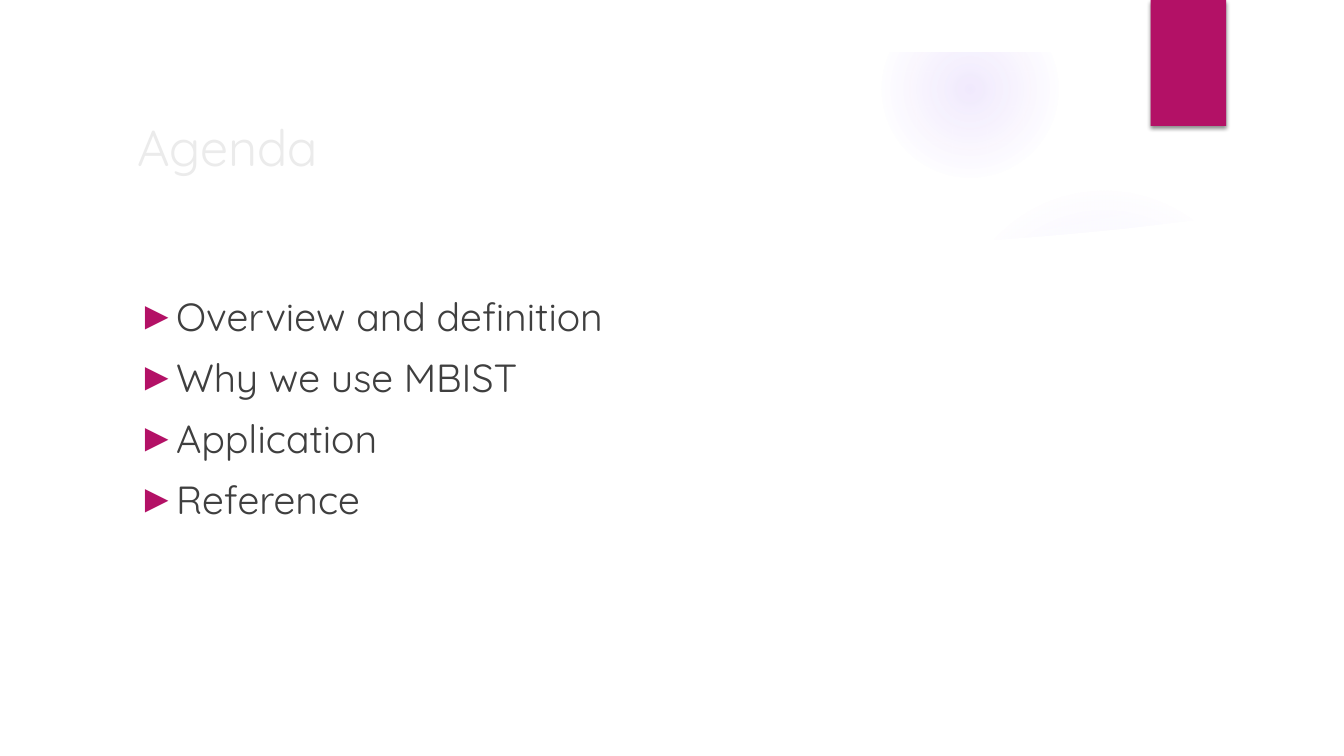
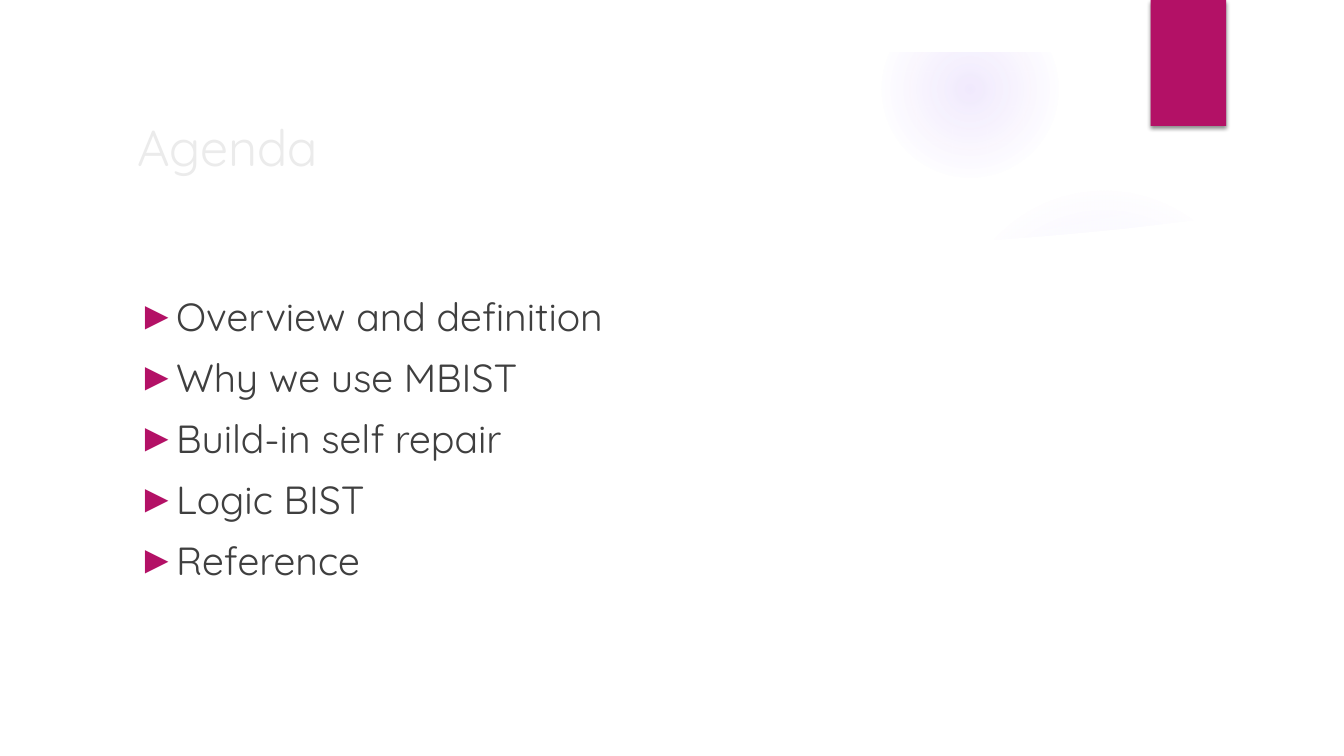
Before and after one commit to nguyenquanicd/VLSITech_Study, a slide deck: slide 2 of DFT_DesignForTest/MBIST_LBIST_Introduction.pptx. Drawn at 1344x756 pixels with LibreOffice and Linux fonts; fonts in the diff are those of the drawing; background and template pictures are left out. Boxes give left, top, right and bottom in pixels: in the first picture for what was removed or moved away, otherwise in the second. Text is boxed around its words. In the diff, an @@ line names an element or a change of style, - is before the commit and + after.

```diff
--- a/DFT_DesignForTest/MBIST_LBIST_Introduction.pptx
+++ b/DFT_DesignForTest/MBIST_LBIST_Introduction.pptx
@@ text at <box>176,424,502,522</box>: text changed @@
-► Application
+► Build-in self repair
+► Logic BIST
```
Also in this commit, not shown: 5 other slides changed, 2 slides removed.
